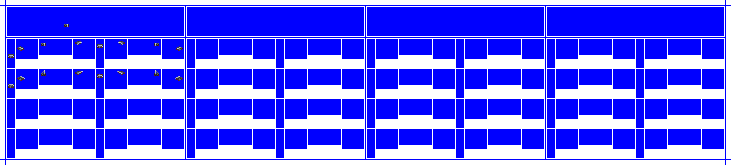
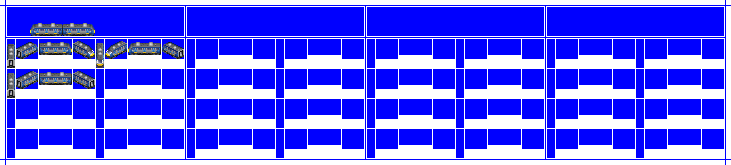
Layered file, before and after one edit (731px x 165px). Changes by layer:
hid "Pantograph" over left=8, top=24, right=183, bottom=88
showed "Roof Layer", painted on it over left=8, top=23, right=182, bottom=89
showed "YELLOW copy" over left=7, top=24, right=184, bottom=98